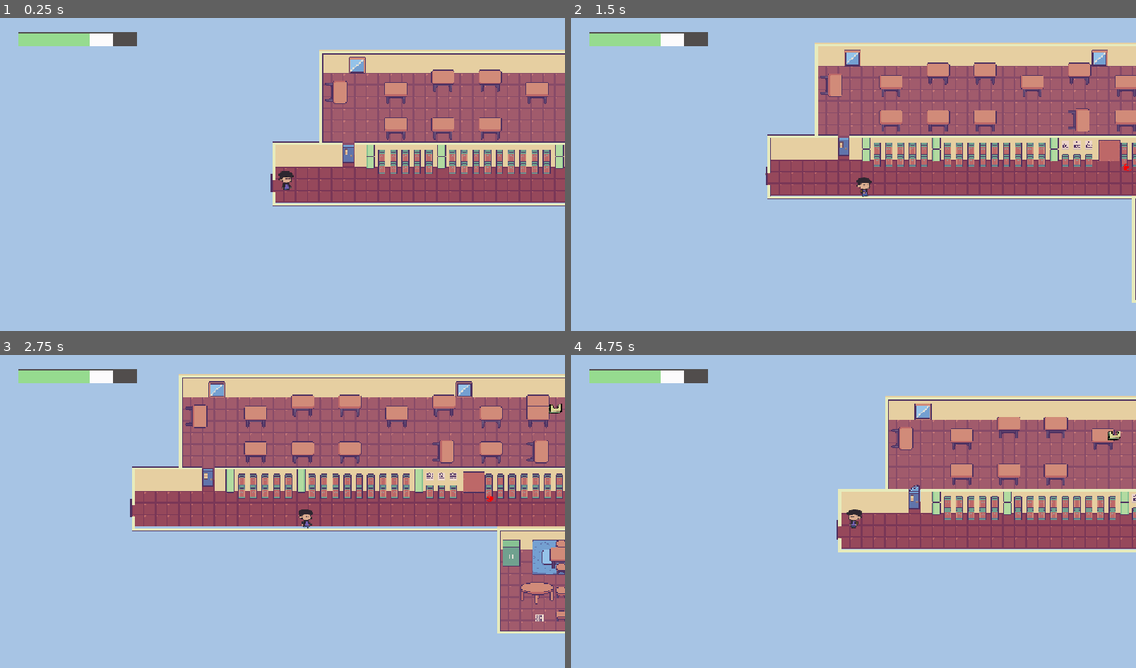
Above: before the commit, frames 1-4 (two rows, left to right).
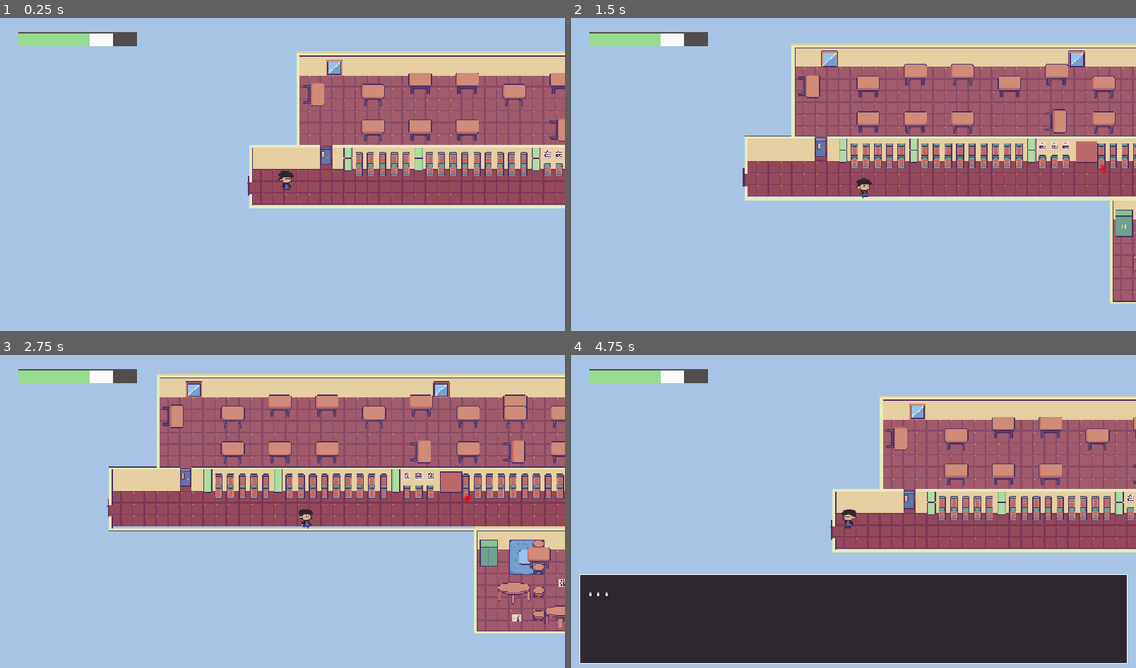
Above: after the commit, the same moments.

Repository: seat-gull/Sunny-Street-Daycare
Game: Godot game, scene res://scenes/game.tscn
Same seed, same stepped clock (60 frames per second), same inputs: the game is played once before the commit and once after it. The engine's default icon, where the game draws it, is replaced by a stand-in: a white triangle on a blue panel in a dark square.
Inputs:
- Up to frame 1 (0.25 s): no input
- Up to frame 2 (1.5 s): tap Enter at 0.5 s; hold D (move_right) 0.53-1.28 s; tap E (interact) at 0.6 s; hold S (move_down) from 1.28 s (still down); tap Space (dash) at 1.35 s
- Up to frame 3 (2.75 s): tap E (interact) at 1.55, 2.1 s; release S (move_down) at 2.03 s; hold D (move_right) from 2.03 s (still down)
- Up to frame 4 (4.75 s): release D (move_right) at 2.78 s; hold W (move_up) 2.78-3.53 s; tap E (interact) at 2.85, 3.8, 4.35 s; hold A (move_left) from 3.53 s (still down); tap Space (dash) at 3.6 s

The runs differ from the first frame. In frame 1, 15% of the frame differs, in the area x 43-100%, y 10-61%; in frame 2, 18%; in frame 3, 18%; in frame 4, 36%, in the area x 1-100%, y 13-99%.

Commit message:
blobby stuff

Diff:
--- a/scenes/bullet.tscn
+++ b/scenes/bullet.tscn
@@ -9,7 +9,6 @@
 
 [node name="Bullet" type="Area2D" unique_id=1319927573]
 script = ExtResource("1_v8qja")
-speed = 100
 
 [node name="Sprite2D" type="Sprite2D" parent="." unique_id=557075936]
 scale = Vector2(0.4, 0.4)
@@ -17,7 +16,6 @@
 
 [node name="KillTimer" type="Timer" parent="." unique_id=1340946196]
 wait_time = 10.0
-autostart = true
 
 [node name="CollisionShape2D" type="CollisionShape2D" parent="." unique_id=644045179]
 
--- a/scenes/game.tscn
+++ b/scenes/game.tscn
@@ -181,7 +181,10 @@
 sources/1 = SubResource("TileSetAtlasSource_lnu2h")
 
 [sub_resource type="RectangleShape2D" id="RectangleShape2D_xduwj"]
-size = Vector2(48, 40.5)
+size = Vector2(18, 40.5)
+
+[sub_resource type="RectangleShape2D" id="RectangleShape2D_ie4g4"]
+size = Vector2(52, 36)
 
 [node name="game" type="Node2D" unique_id=884617510]
 
@@ -196,7 +199,7 @@
 tile_set = SubResource("TileSet_lbhrr")
 
 [node name="player" parent="." unique_id=888699418 instance=ExtResource("1_uwrxv")]
-position = Vector2(-82, 140)
+position = Vector2(-51, 137)
 
 [node name="Camera2D2" type="Camera2D" parent="player" unique_id=83941832]
 zoom = Vector2(1.5, 1.5)
@@ -220,16 +223,21 @@
 offset_right = 278.0
 offset_bottom = 58.0
 
-[node name="opendoor" type="Area2D" parent="." unique_id=904189814 node_paths=PackedStringArray("textbox", "tile_map")]
-position = Vector2(8, 125)
+[node name="lockeddoor" type="Area2D" parent="." unique_id=904189814 node_paths=PackedStringArray("textbox")]
+position = Vector2(-88, 152)
 script = ExtResource("7_u5sy4")
 textbox = NodePath("../textbox")
-tile_map = NodePath("../TileMapLayer")
-locked = false
-
-[node name="CollisionShape2D" type="CollisionShape2D" parent="opendoor" unique_id=918836586]
-position = Vector2(0, -1.25)
+
+[node name="CollisionShape2D" type="CollisionShape2D" parent="lockeddoor" unique_id=918836586]
+position = Vector2(1, 0)
 shape = SubResource("RectangleShape2D_xduwj")
 
-[node name="blobby" parent="." unique_id=1141341022 instance=ExtResource("7_gee14")]
+[node name="blobby" parent="." unique_id=1141341022 node_paths=PackedStringArray("textbox") instance=ExtResource("7_gee14")]
 position = Vector2(703, 39)
+textbox = NodePath("../textbox")
+
+[node name="TriggerArea" type="Area2D" parent="blobby" unique_id=1818581861]
+
+[node name="CollisionShape2D" type="CollisionShape2D" parent="blobby/TriggerArea" unique_id=1014281672]
+position = Vector2(-695, 47)
+shape = SubResource("RectangleShape2D_ie4g4")
--- a/scenes/textbox.tscn
+++ b/scenes/textbox.tscn
@@ -2,7 +2,7 @@
 
 [ext_resource type="Script" uid="uid://duds7d0g8omti" path="res://scripts/textbox.gd" id="1_3xmdk"]
 [ext_resource type="FontFile" uid="uid://cwypxjh3t1wf0" path="res://assets/VT323-Regular.ttf" id="2_g5d5p"]
-[ext_resource type="Texture2D" uid="uid://dwsf26dg1jvjc" path="res://icon.svg" id="2_qagdh"]
+[ext_resource type="Texture2D" uid="uid://cipvyadharwyp" path="res://assets/blobbypfp.png" id="2_qagdh"]
 
 [sub_resource type="StyleBoxFlat" id="StyleBoxFlat_1vivr"]
 bg_color = Color(0.1764706, 0.15294118, 0.1882353, 1)
--- a/scripts/blobby.gd
+++ b/scripts/blobby.gd
@@ -3,34 +3,61 @@
 const bullet_scene = preload("res://scenes/bullet.tscn")
 
 @onready var shoot_timer = $ShootTimer
-
+@onready var trigger_area: Area2D = $TriggerArea
+@export var textbox: CanvasLayer
 @export var shooter_timer_wait_time: float = 0.5
-@export var step_height: float = 20.0
-@export var start_height: float = -30.0
+@export var step_height: float = 15.0
+@export var start_height: float = -20.0
 @export var left_angle_spread: float = 20.0
 
 var height_pattern = [0, 0.5, 1, 1.5, 1, 0.5,0]
 var shot_count: int = 0
+var texture_index: int = 0
+var has_triggered: bool = false
 
 @export var bullet_textures: Array[Texture2D] = []
 
 func _ready() -> void:
+	shoot_timer.stop()
 	shoot_timer.wait_time = shooter_timer_wait_time
-	shoot_timer.timeout.connect(_on_shoot_timer_timeout)
+	trigger_area.body_entered.connect(_on_player_entered)
+
+func _on_player_entered(body: Node2D) -> void:
+	if has_triggered:
+		return
+
+	if not body.is_in_group("player"):
+		return
+
+	has_triggered = true
+
+	trigger_area.set_deferred("monitoring", false)
+
+	textbox.animate_text("Thanks for coming to daycare! You'll be a delicious snack!", "Blobby")
+	await get_tree().create_timer(4.0).timeout
+
+	textbox.hide_textbox()
 	shoot_timer.start()
-
 
 func _on_shoot_timer_timeout() -> void:
 	var bullet = bullet_scene.instantiate()
 	get_tree().current_scene.add_child(bullet)
 
 	var height_step = height_pattern[shot_count]
-	bullet.global_position = global_position + Vector2(0,start_height + height_step * step_height)
+	bullet.global_position = global_position + Vector2(
+		0,
+		start_height + height_step * step_height
+	)
 
 	bullet.global_rotation = deg_to_rad(
-		180.0 + randf_range(-left_angle_spread, left_angle_spread))
+		180.0 + randf_range(
+			-left_angle_spread,
+			left_angle_spread
+		)
+	)
 
 	if bullet_textures.size() > 0:
-		bullet.set_bullet_texture(bullet_textures.pick_random())
+		var texture = bullet_textures.pick_random()
+		bullet.set_bullet_texture(texture)
 
 	shot_count = (shot_count + 1) % height_pattern.size()
--- a/scripts/doors.gd
+++ b/scripts/doors.gd
@@ -1,13 +1,6 @@
 extends Area2D
 
 @export var textbox: CanvasLayer
-@export var tile_map: TileMapLayer
-
-@export var door_cell: Vector2i=Vector2i(0,6)
-@export var source_id: int = 1
-@export var open_door_coords: Vector2i=Vector2i(4,8)
-
-@export var locked: bool = true
 
 var player_nearby: bool = false
 var door_open: bool = false
@@ -19,24 +12,14 @@
 func _process(delta: float) -> void:
 	if player_nearby and not door_open:
 		if Input.is_action_just_pressed("interact"):
-			if locked:
-				textbox.animate_text("The door is locked.","n")
-			else:
-				open_door()
-
+			textbox.animate_text("The door is locked.","n")
 
 func entered(body: Node2D) -> void:
 	if body.is_in_group("player") and not door_open:
 		player_nearby = true
-		textbox.animate_text("Press E to open","n")
+		textbox.animate_text("Press E to open door","n")
 
 func exited(body: Node2D) -> void:
 	if body.is_in_group("player") and not door_open:
 		player_nearby = false
 		textbox.hide_textbox()
-
-func open_door() -> void:
-	door_open = true
-	tile_map.erase_cell(door_cell)
-	tile_map.set_cell(door_cell, source_id, open_door_coords)
-	textbox.hide_textbox()
--- a/scripts/playermovement.gd
+++ b/scripts/playermovement.gd
@@ -50,5 +50,5 @@
 		die()
 
 func die() -> void:
-	print("Player defeated!")
+	print("died")
 	queue_free()
Binary file added: assets/blobbypfp.png
Not shown, added: assets/blobbypfp.png.import
